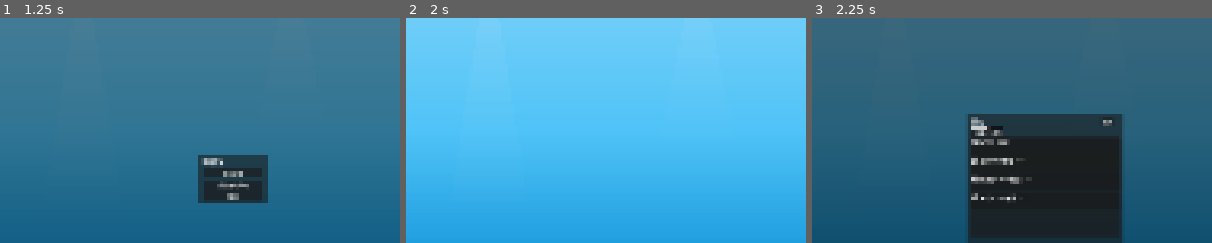
Above: before the commit, frames 1-3 (left to right).
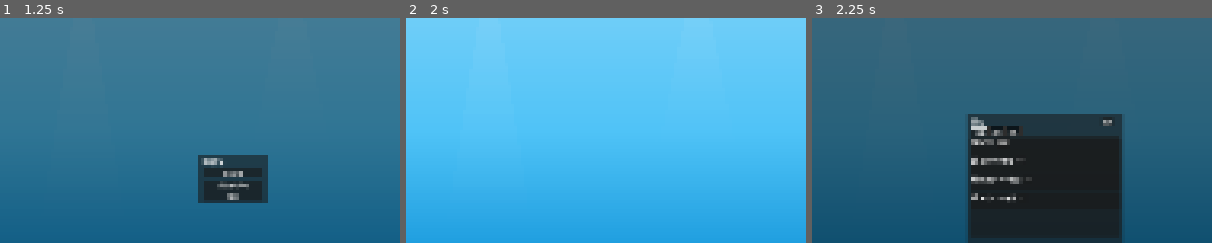
Above: after the commit, the same moments.

Repository: ZhanXuzhao/Deskquarium
Game: Godot game, scene res://main.tscn
Two runs of this game, one before a commit and one after it. Both use one fixed random seed, a clock stepped at 60 frames per second and the inputs below.
Inputs:
- Up to frame 1 (1.25 s): click "菜单" at 0.5 s
- Up to frame 2 (2 s): click "重新开始游戏" at 1.25 s
- Up to frame 3 (2.25 s): click "商店" at 2 s
The pictures show only the part of the screen within x 21-71%, y 14-64%; the shares and areas given below are measured in that part.

Frames 1-2 are identical in both runs. In frame 3, 0.1% of the frame differs, in the area x 48-52%, y 48-53%.

Commit message:
feat: add equipment shop tab and auto feeder

Diff:
--- a/autoload/global.gd
+++ b/autoload/global.gd
@@ -7,6 +7,7 @@
 signal fish_sold(fish: Node2D, price: int)
 signal fish_unlocked(species: int)
 signal decoration_added(deco_type: int)
+signal equipment_added(eq_type: int)
 signal feed_mode_changed(active: bool)
 signal sell_mode_changed(active: bool)
 signal shop_panel_toggled(visible: bool)
@@ -28,6 +29,10 @@
 
 var unlocked_species: Array[bool] = []
 var owned_decorations: Array[int] = []
+var has_auto_feeder: bool = false:
+	set(value):
+		has_auto_feeder = value
+		save_dirty = true
 var save_dirty: bool = false
 var fish_count: int = 0
 var max_fish: int = 6
@@ -112,6 +117,7 @@
 		"total_earned": total_earned,
 		"unlocked_species": unlocked_species.duplicate(),
 		"owned_decorations": owned_decorations.duplicate(),
+		"has_auto_feeder": has_auto_feeder,
 		"max_fish": max_fish,
 		"time_scale": Engine.time_scale,
 	}
@@ -128,6 +134,7 @@
 	owned_decorations.clear()
 	for d in deco_data:
 		owned_decorations.append(d)
+	has_auto_feeder = data.get("has_auto_feeder", false)
 	max_fish = data.get("max_fish", 6)
 	Engine.time_scale = data.get("time_scale", 1.0)
 	check_unlocks()
@@ -146,4 +153,5 @@
 	unlocked_species.resize(FishData.Species.COUNT)
 	unlocked_species[FishData.Species.GUPPY] = true
 	owned_decorations.clear()
+	has_auto_feeder = false
 	Engine.time_scale = 1.0
--- /dev/null
+++ b/data/equipment_data.gd
@@ -0,0 +1,24 @@
+extends Resource
+class_name EquipmentData
+
+enum EquipmentType {
+	AUTO_FEEDER,
+}
+
+static func get_display_name(eq_type: int) -> String:
+	match eq_type:
+		EquipmentType.AUTO_FEEDER:
+			return "自动投喂机"
+	return ""
+
+static func get_cost(eq_type: int) -> int:
+	match eq_type:
+		EquipmentType.AUTO_FEEDER:
+			return 300
+	return 0
+
+static func get_description(eq_type: int) -> String:
+	match eq_type:
+		EquipmentType.AUTO_FEEDER:
+			return "自动检测鱼食，缺少时自动投放。解放双手！"
+	return ""
--- a/main.tscn
+++ b/main.tscn
@@ -15,3 +15,5 @@
 [node name="FoodContainer" type="Node2D" parent="Aquarium"]
 
 [node name="DecorationContainer" type="Node2D" parent="Aquarium"]
+
+[node name="EquipmentContainer" type="Node2D" parent="Aquarium"]
--- a/scripts/main.gd
+++ b/scripts/main.gd
@@ -22,6 +22,7 @@
 
 var _fish_shop_list: VBoxContainer
 var _deco_shop_list: VBoxContainer
+var _equip_shop_list: VBoxContainer
 var _fish_info_panel: Panel = null
 var _fish_info_name: Label = null
 var _fish_info_name_en: Label = null
@@ -48,6 +49,7 @@
 	Global.fish_sold.connect(_on_fish_sold)
 	Global.shop_panel_toggled.connect(_on_shop_toggled)
 	Global.fish_info_requested.connect(_on_fish_info_requested)
+	Global.game_loaded.connect(_on_game_loaded)
 
 	get_window().size_changed.connect(_on_window_resized)
 
@@ -56,6 +58,7 @@
 
 	SaveManager.load_game()
 	_restore_fish_from_save()
+	_restore_auto_feeder()
 
 
 func _on_window_resized() -> void:
@@ -65,6 +68,22 @@
 	for fish in fish_container.get_children():
 		if fish.has_method("set_aquarium_bounds"):
 			fish.set_aquarium_bounds(aquarium_bounds)
+	_reposition_auto_feeder()
+
+
+func _reposition_auto_feeder() -> void:
+	var equipment_container := $Aquarium.get_node_or_null("EquipmentContainer") as Node2D
+	if not equipment_container:
+		return
+	var feeder := equipment_container.get_node_or_null("AutoFeeder") as AutoFeeder
+	if feeder:
+		var view_size := get_viewport_rect().size
+		var margin := 50.0
+		var top_margin := 80.0
+		var right_margin := 100.0
+		var bottom_margin := 20.0
+		var aquarium_rect := Rect2(margin, top_margin, view_size.x - margin - right_margin, view_size.y - top_margin - bottom_margin)
+		feeder.position = Vector2(aquarium_rect.position.x + aquarium_rect.size.x / 2, aquarium_rect.position.y + aquarium_rect.size.y - 5)
 
 
 func _setup_aquarium() -> void:
@@ -128,6 +147,15 @@
 
 func _on_fish_sold(_fish: Node2D, _price: int) -> void:
 	Global.save_dirty = true
+
+
+func _on_game_loaded() -> void:
+	_restore_auto_feeder()
+
+
+func _restore_auto_feeder() -> void:
+	if Global.has_auto_feeder:
+		_spawn_auto_feeder()
 
 
 func _process(_delta: float) -> void:
@@ -373,6 +401,18 @@
 	deco_tab.add_child(deco_scroll)
 	tab_container.add_child(deco_tab)
 
+	var equip_tab := VBoxContainer.new()
+	equip_tab.name = "设备"
+	var equip_scroll := ScrollContainer.new()
+	equip_scroll.size_flags_horizontal = Control.SIZE_EXPAND_FILL
+	equip_scroll.size_flags_vertical = Control.SIZE_EXPAND_FILL
+	_equip_shop_list = VBoxContainer.new()
+	_equip_shop_list.name = "EquipmentList"
+	_equip_shop_list.size_flags_horizontal = Control.SIZE_EXPAND_FILL
+	equip_scroll.add_child(_equip_shop_list)
+	equip_tab.add_child(equip_scroll)
+	tab_container.add_child(equip_tab)
+
 
 func _build_side_menu(ui: CanvasLayer, view_size: Vector2) -> void:
 	var buttons := [
@@ -441,13 +481,15 @@
 
 
 func _refresh_shop_ui() -> void:
-	if _fish_shop_list == null or _deco_shop_list == null:
+	if _fish_shop_list == null or _deco_shop_list == null or _equip_shop_list == null:
 		return
 
 	for c in _fish_shop_list.get_children():
 		c.queue_free()
 	for c in _deco_shop_list.get_children():
 		c.queue_free()
+	for c in _equip_shop_list.get_children():
+		c.queue_free()
 
 	for species in FishData.Species.values() as Array[int]:
 		if species == FishData.Species.COUNT:
@@ -456,6 +498,9 @@
 
 	for deco_type in DecorationData.DecorationType.values() as Array[int]:
 		_add_deco_shop_entry(_deco_shop_list, deco_type)
+
+	for eq_type in EquipmentData.EquipmentType.values() as Array[int]:
+		_add_equip_shop_entry(_equip_shop_list, eq_type)
 
 
 func _add_fish_shop_entry(parent: VBoxContainer, species: int) -> void:
@@ -544,6 +589,82 @@
 		_refresh_shop_ui()
 
 
+func _add_equip_shop_entry(parent: VBoxContainer, eq_type: int) -> void:
+	var panel := Panel.new()
+	panel.custom_minimum_size = Vector2(0, 45)
+
+	var hbox := HBoxContainer.new()
+	hbox.size_flags_horizontal = Control.SIZE_EXPAND_FILL
+
+	var name_label := Label.new()
+	name_label.text = EquipmentData.get_display_name(eq_type)
+	name_label.size_flags_horizontal = Control.SIZE_EXPAND_FILL
+
+	# 判断是否已拥有
+	var already_owned := false
+	match eq_type:
+		EquipmentData.EquipmentType.AUTO_FEEDER:
+			already_owned = Global.has_auto_feeder
+
+	var cost: int = EquipmentData.get_cost(eq_type)
+	var cost_label := Label.new()
+	cost_label.size_flags_horizontal = Control.SIZE_EXPAND_FILL
+	cost_label.horizontal_alignment = HORIZONTAL_ALIGNMENT_CENTER
+
+	var buy_btn := Button.new()
+	if already_owned:
+		cost_label.text = "已拥有"
+		buy_btn.text = "已装备"
+		buy_btn.disabled = true
+	else:
+		cost_label.text = "¥%d" % cost
+		buy_btn.text = "购买"
+		buy_btn.disabled = Global.coins < cost
+		var et := eq_type
+		buy_btn.pressed.connect(func(): _buy_equipment(et))
+
+	hbox.add_child(name_label)
+	hbox.add_child(cost_label)
+	hbox.add_child(buy_btn)
+	panel.add_child(hbox)
+	parent.add_child(panel)
+
+
+func _buy_equipment(eq_type: int) -> void:
+	var cost: int = EquipmentData.get_cost(eq_type)
+	if Global.spend(cost):
+		match eq_type:
+			EquipmentData.EquipmentType.AUTO_FEEDER:
+				Global.has_auto_feeder = true
+				_spawn_auto_feeder()
+		Global.equipment_added.emit(eq_type)
+		Global.save_dirty = true
+		_refresh_shop_ui()
+
+
+func _spawn_auto_feeder() -> void:
+	var equipment_container := $Aquarium.get_node_or_null("EquipmentContainer") as Node2D
+	if not equipment_container:
+		return
+
+	# 如果已有自动投喂机，移除旧的
+	for child in equipment_container.get_children():
+		if child is AutoFeeder:
+			child.queue_free()
+
+	var feeder := AutoFeeder.new()
+	feeder.name = "AutoFeeder"
+	# 放置在鱼缸底部中央
+	var view_size := get_viewport_rect().size
+	var margin := 50.0
+	var top_margin := 80.0
+	var right_margin := 100.0
+	var bottom_margin := 20.0
+	var aquarium_rect := Rect2(margin, top_margin, view_size.x - margin - right_margin, view_size.y - top_margin - bottom_margin)
+	feeder.position = Vector2(aquarium_rect.position.x + aquarium_rect.size.x / 2, aquarium_rect.position.y + aquarium_rect.size.y - 5)
+	equipment_container.add_child(feeder)
+
+
 func do_feed() -> void:
 	if fish_container.get_child_count() == 0:
 		return
--- /dev/null
+++ b/scripts/managers/auto_feeder.gd
@@ -0,0 +1,92 @@
+extends Node2D
+
+class_name AutoFeeder
+
+## 自动投喂机检测间隔（秒）
+var check_interval: float = 5.0
+var _elapsed: float = 0.0
+
+## 每次投喂的鱼食数量
+var feed_count: int = 3
+## 每次投喂花费
+var feed_cost: int = 10
+
+var sprite: Sprite2D
+
+
+func _ready() -> void:
+	# 创建精灵节点作为视觉外观
+	sprite = Sprite2D.new()
+	sprite.name = "Sprite2D"
+	add_child(sprite)
+
+	var tex := load("res://assets/food_pellet.svg") as Texture2D
+	if tex:
+		sprite.texture = tex
+
+	sprite.scale = Vector2(2.0, 2.0)
+	sprite.modulate = Color(0.6, 0.8, 1.0, 0.9)
+
+
+func _process(delta: float) -> void:
+	_elapsed += delta
+	if _elapsed >= check_interval:
+		_elapsed = 0.0
+		_try_auto_feed()
+
+
+func _try_auto_feed() -> void:
+	if not is_inside_tree():
+		return
+
+	# 查找鱼缸中的食物容器
+	var aquarium := get_parent().get_parent()  # EquipmentContainer -> Aquarium -> Main
+	if not aquarium:
+		return
+
+	var food_container := aquarium.get_node_or_null("FoodContainer") as Node2D
+	if not food_container:
+		return
+
+	# 如果鱼缸中没有鱼食，则自动投喂
+	if food_container.get_child_count() == 0:
+		_do_auto_feed(food_container)
+
+
+func _do_auto_feed(food_container: Node2D) -> void:
+	if not Global.can_afford(feed_cost):
+		return
+	if not Global.spend(feed_cost):
+		return
+
+	var aquarium_rect := _get_aquarium_rect()
+	if aquarium_rect.size.x <= 0:
+		return
+
+	var pellet_scene := preload("res://scenes/food/food_pellet.tscn")
+	var pellet_script := preload("res://scripts/food/food_pellet.gd")
+
+	for i in feed_count:
+		var pellet := pellet_scene.instantiate()
+		pellet.set_script(pellet_script)
+		var margin := 80.0
+		var x := randf_range(aquarium_rect.position.x + margin, aquarium_rect.position.x + aquarium_rect.size.x - margin)
+		pellet.position = Vector2(x, aquarium_rect.position.y + 20)
+		pellet.bottom_y = aquarium_rect.position.y + aquarium_rect.size.y - 10
+		food_container.add_child(pellet)
+
+		# 通知鱼有新的食物
+		var fish_container := food_container.get_parent().get_node_or_null("FishContainer")
+		if fish_container:
+			for fish in fish_container.get_children():
+				if fish.has_method("set_food_target"):
+					fish.set_food_target(pellet)
+
+
+func _get_aquarium_rect() -> Rect2:
+	var view_size := get_viewport_rect().size
+	var margin := 50.0
+	var top_margin := 80.0
+	var right_margin := 100.0
+	var bottom_margin := 20.0
+	return Rect2(margin, top_margin, view_size.x - margin - right_margin, view_size.y - top_margin - bottom_margin)
Not shown, added: data/equipment_data.gd.uid
Not shown, added: scripts/managers/auto_feeder.gd.uid
